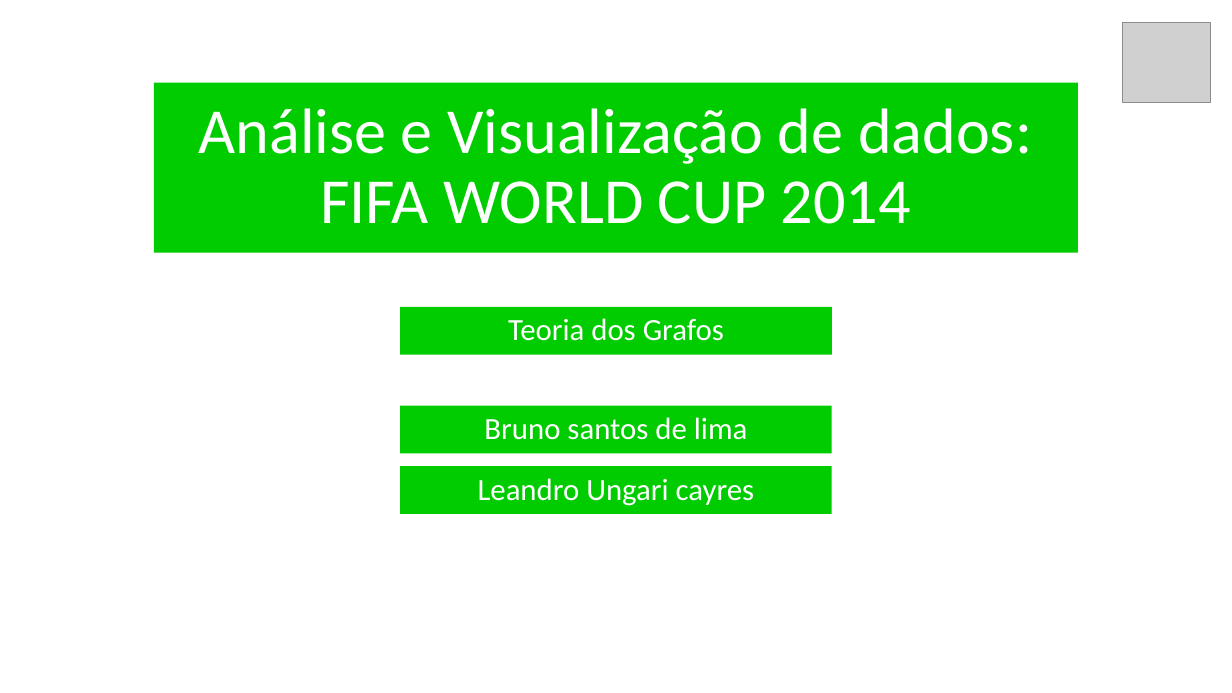
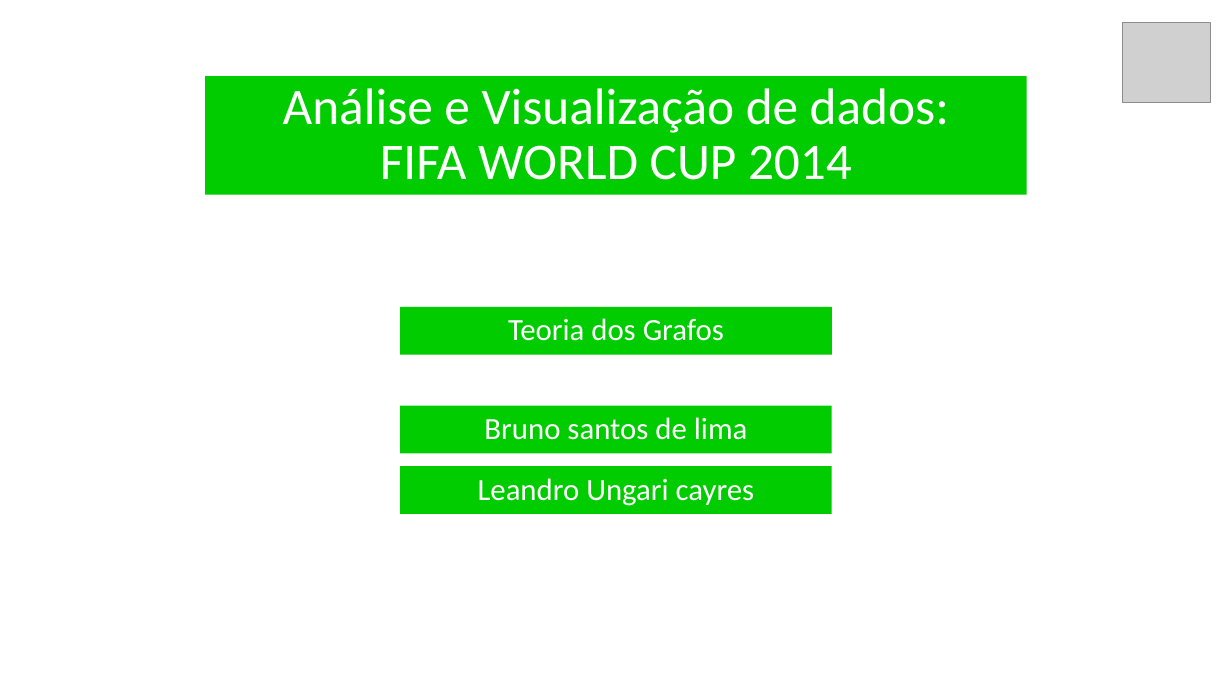
Before and after one commit to leandroungari/fctpp-grafos-sistema, a slide deck: slide 1 of apresentacao/Apresentacao.pptx. Drawn at 1232x693 pixels with LibreOffice and Linux fonts; fonts in the diff are those of the drawing; grey boxes stand for pictures; background and template pictures are left out. Boxes give left, top, right and bottom in pixels: in the first picture for what was removed or moved away, otherwise in the second. Text is boxed around its words. In the diff, an @@ line names an element or a change of style, - is before the commit and + after.

```diff
--- a/apresentacao/Apresentacao.pptx
+++ b/apresentacao/Apresentacao.pptx
@@ rectangle "Análise e Visualização de dados: ...": place and size @@
-rectangle "Análise e Visualização de dados: ..." at [154, 82, 1079, 252]
+rectangle "Análise e Visualização de dados: ..." at [205, 76, 1027, 194]
@@ rectangle "Análise e Visualização de dados: ..." at [205, 76, 1027, 194]: size 50 to 40 pt; title to rectangle @@
```
Also in this commit, not shown: 2 other slides changed, 11 slides added, 2 slides removed, 11 other files.
